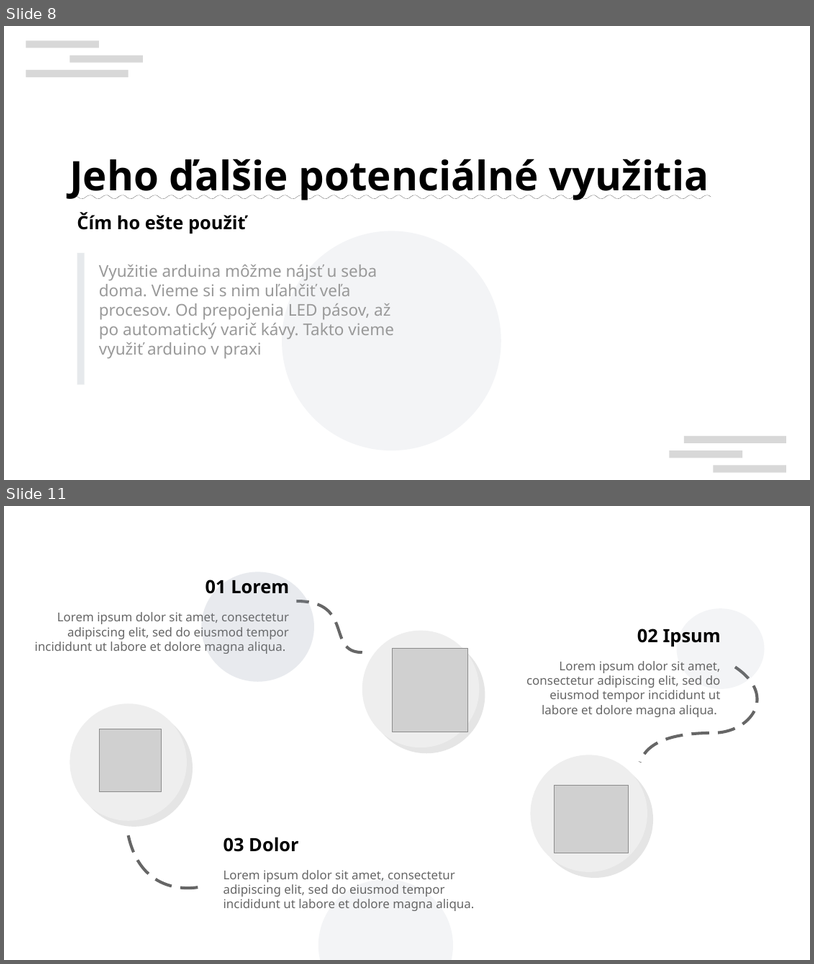
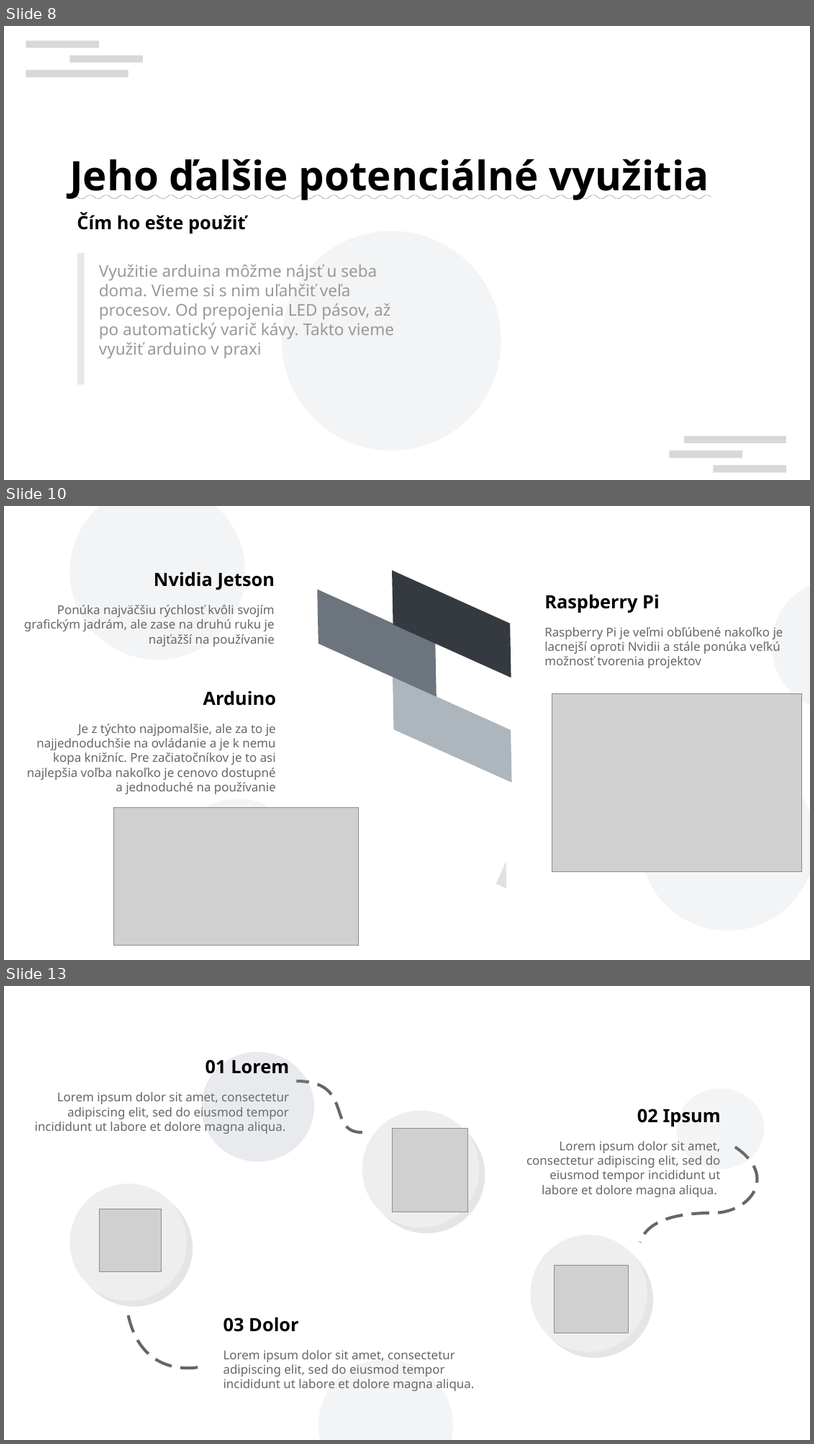
Before and after one commit to ZekoSNB/School, a slide deck: presenting/prezentacia_prednaska.odp. Shown one above the other, each under a label of ours: slides 8 and 11 before the commit, slides 8, 10 and 13 after it; the slides between them are not shown. The pictures are 814x964 and 814x1444 pixels, drawn with LibreOffice and Linux fonts; fonts in the diff are those of the drawing; grey boxes stand for pictures; background and template pictures are left out. Boxes give left, top, right and bottom in pixels: in the first picture for what was removed or moved away, otherwise in the second. Text is boxed around its words. In the diff, an @@ line names an element or a change of style, - is before the commit and + after.

```diff
--- a/presenting/prezentacia_prednaska.odp
+++ b/presenting/prezentacia_prednaska.odp
@@ slide 10 added at [4,506,810,960], background #FFFFFF @@
@@ ellipse added at [70,506,245,659], fill #8D99AE at 10% opacity @@
@@ text added at [154,572,275,590], 18 pt, text #000000, bold @@
+Nvidia Jetson
@@ ellipse added at [772,579,810,711], fill #8D99AE at 10% opacity @@
@@ text added at [24,605,275,646], 12 pt, text #666666 @@
+Ponúka najväčšiu rýchlosť kvôli svojím grafickým jadrám, ale zase na druhú ruku je najťažší na používanie
@@ text added at [545,594,660,613], 18 pt, text #000000, bold @@
+Raspberry Pi
@@ text added at [545,627,784,668], 12 pt, text #666666 @@
+Raspberry Pi je veľmi obľúbené nakoľko je lacnejší oproti Nvidii a stále ponúka veľkú možnosť tvorenia projektov
@@ text added at [203,690,276,705], 18 pt, text #000000, bold @@
+Arduino
@@ rectangle added at [250,695,537,944], fill #FFFFFF @@
@@ picture added at [553,693,803,872] @@
@@ text added at [27,723,276,794], 12 pt, text #666666 @@
+Je z týchto najpomalšie, ale za to je najjednoduchšie na ovládanie a je k nemu kopa knižníc. Pre začiatočníkov je to asi najlepšia voľba nakoľko je cenovo dostupné a jednoduché na používanie
@@ ellipse added at [640,755,810,930], fill #8D99AE at 10% opacity @@
@@ picture added at [114,808,359,945] @@
@@ ellipse added at [172,799,304,930], fill #8D99AE at 10% opacity @@
@@ group added at [317,568,512,915]: 6 parallelograms @@
@@ what was slide 11 is now slide 13 @@
```
Also in this commit, not shown: 2 slides changed, 2 other slides added, 1 slide removed, 4 other files.
